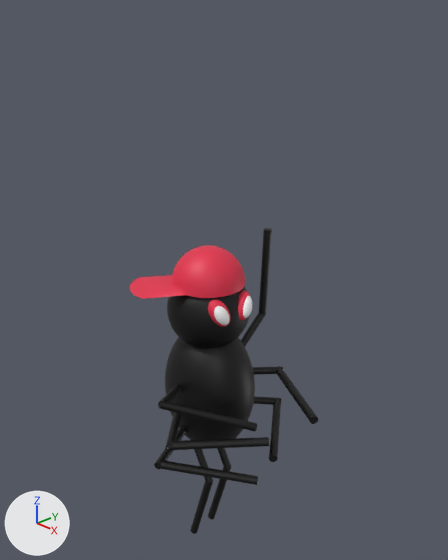
The Blender file MilesWithHat.blend as it was, and as the next commit left it.
One viewpoint serves both versions: a 50 mm lens placed at (3.41, -3.07, 3.02), pointed at (0.05, 0.13, 1.02). Arrows for +X, +Y and +Z are at lower left; the lights stay in place.

Names of what the first picture shows: 'Body', 'Hat', 'Head', 'L1-Inner', 'L1-Outer', 'L2-Inner', 'L2-Outer', 'L3-Inner', 'L3-Outer', 'L4-Inner', 'L4-Outer', 'LeftInnerEye', 'LeftOuterEye', 'R1-Inner', 'R1-Outer', 'R2-Inner', 'R2-Outer', 'R3-Inner', 'R3-Outer', 'R4-Inner', 'R4-Outer', 'RightInnerEye', 'RightOuterEye'.
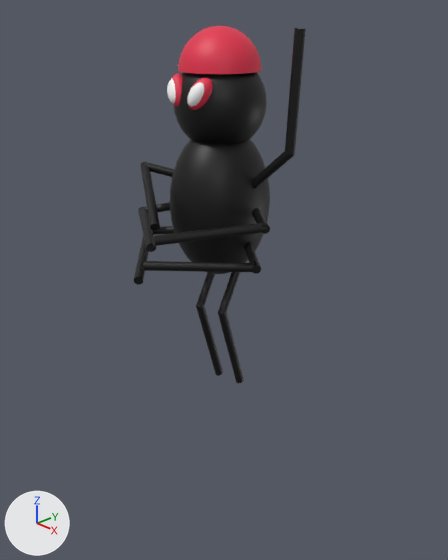
Boxes (x1, y1, x2, y2) around the edits, measured in the pictures (448 x 560 px):
'Head', reshaped, moved, turned
    before: (167, 286, 250, 349)
    after: (134, 26, 306, 383)
'Body', deleted (black)
    before: (165, 337, 255, 440)
'Hat', deleted (red)
    before: (130, 245, 246, 299)
'R2-Outer', deleted (black)
    before: (168, 437, 269, 450)
'R1-Outer', deleted (black)
    before: (159, 400, 257, 432)
'R3-Outer', deleted (black)
    before: (158, 461, 258, 485)
'L1-Outer', deleted (black)
    before: (259, 228, 272, 315)
'L2-Outer', deleted (black)
    before: (276, 366, 318, 424)
'L3-Outer', deleted (black)
    before: (269, 399, 281, 462)
'R4-Outer', deleted
    before: (190, 481, 213, 534)
'L4-Outer', deleted
    before: (208, 467, 231, 519)
'L1-Inner', deleted
    before: (241, 313, 266, 347)
'R2-Inner', deleted
    before: (166, 412, 182, 451)
'R3-Inner', deleted
    before: (154, 427, 186, 469)
'LeftOuterEye', deleted
    before: (208, 299, 230, 327)
'LeftInnerEye', deleted
    before: (214, 306, 230, 325)
'R1-Inner', deleted
    before: (158, 384, 182, 406)
'R4-Inner', deleted
    before: (194, 449, 213, 484)
'RightOuterEye', deleted
    before: (238, 290, 250, 320)
'L2-Inner', deleted
    before: (252, 366, 283, 375)
'L3-Inner', deleted
    before: (254, 396, 281, 405)
'L4-Inner', deleted
    before: (217, 448, 231, 470)
'RightInnerEye', deleted
    before: (243, 296, 252, 318)
part 1 of me_sphere_001, added (black)
    after: (170, 139, 270, 274)
part 2 of me_sphere_001, added
    after: (187, 82, 204, 107)
part 3 of me_sphere_001, added
    after: (187, 78, 213, 110)
part 4 of me_sphere_001, added
    after: (167, 79, 176, 104)
part 5 of me_sphere_001, added
    after: (171, 73, 183, 107)
part 6 of me_sphere_001, added
    after: (134, 26, 306, 383)

The change, as a diff of the scene's bpy script:
```diff
--- a/MilesWithHat.blend.py
+++ b/MilesWithHat.blend.py
@@ me_sphere_001 @@
 # used by ob_head; location = (0.0, 0.0, 0.796); scale = (0.342, 0.342, 0.342)
-me_sphere_001.from_pydata(...)  # 482 vertices, 512 faces; spans x -1.0..1.0, y -1.0..1.0, z -1.0..1.0
+me_sphere_001.from_pydata(...)  # 11894 vertices, 12072 faces; spans x -1.37..2.78, y -2.14..2.12, z -7.05..1.53
+# me_sphere_001 part 1: a new loose piece, a UV sphere (32 segments, 16 rings, poles along z) spanning x -1.21..1.21, y -1.08..1.08, z -3.92..-0.46, in mat_material_005 (black #000000)
+# me_sphere_001 part 2: the loose piece of 482 vertices spanning x -1.0..1.0, y -1.0..1.0, z -1.0..1.0 is copied, and the copy is multiplied about its middle by the matrix ((0.082, 0.135, -0.02), (-0.127, 0.037, 0.136), (-0.224, 0.028, -0.084)), then moved by (0.97, 0.28, 0.28), in mat_material_001 (white #ffffff); it spans x 0.81..1.13, y 0.09..0.47, z 0.04..0.52
+# me_sphere_001 part 3: the loose piece of 482 vertices spanning x -1.0..1.0, y -1.0..1.0, z -1.0..1.0 is copied, and the copy is multiplied about its middle by the matrix ((0.107, 0.174, -0.027), (-0.166, 0.048, 0.184), (-0.293, 0.037, -0.114)), then moved by (0.88, 0.27, 0.28), in mat_material_002 (red #e72f4c); it spans x 0.67..1.09, y 0.02..0.52, z -0.04..0.59
+# me_sphere_001 part 4: the loose piece of 482 vertices spanning x -1.0..1.0, y -1.0..1.0, z -1.0..1.0 is copied, and the copy is multiplied about its middle by the matrix ((0.089, 0.131, 0.036), (0.099, -0.049, 0.139), (-0.235, 0.029, 0.072)), then moved by (0.91, -0.45, 0.28), in mat_material_004 (white #ffffff); it spans x 0.75..1.07, y -0.63..-0.27, z 0.04..0.53
+# me_sphere_001 part 5: the loose piece of 482 vertices spanning x -1.0..1.0, y -1.0..1.0, z -1.0..1.0 is copied, and the copy is multiplied about its middle by the matrix ((0.116, 0.169, 0.049), (0.129, -0.064, 0.189), (-0.308, 0.037, 0.098)), then moved by (0.82, -0.42, 0.29), in mat_material_003 (red #e72f4c); it spans x 0.61..1.03, y -0.66..-0.19, z -0.03..0.61
+# me_sphere_001 part 6: 1290 vertices added at x -1.37..2.78, y -2.14..2.12, z -7.05..1.53
+# me_sphere_001 part 7: the surface is now shaded flat
 me_sphere_001.materials.append(mat_material_005)
+me_sphere_001.materials.append(mat_material_001)  # white #ffffff
+me_sphere_001.materials.append(mat_material_002)  # red #e72f4c
+me_sphere_001.materials.append(mat_material_004)  # white #ffffff
+me_sphere_001.materials.append(mat_material_003)  # red #e72f4c
+me_sphere_001.materials.append(mat_material_006)  # black #000000
+me_sphere_001.materials.append(mat_material_007)  # black #000000
+me_sphere_001.materials.append(mat_material_008)  # black #000000
+me_sphere_001.materials.append(mat_material_009)  # black #000000
+me_sphere_001.materials.append(mat_material_010)  # black #000000
+me_sphere_001.materials.append(mat_material_011)  # black #000000
+me_sphere_001.materials.append(mat_material_012)  # black #000000
@@ ob_body @@
-ob_body = bpy.data.objects.new('Body', me_sphere)
@@ ob_head @@
 ob_head = bpy.data.objects.new('Head', me_sphere_001)
-ob_head.location = (0.0, 0.0, 0.796)
+ob_head.location = (-0.007, 0.139, 2.41)
+ob_head.rotation_euler = (0.0, 0.0, -1.5)  # degrees (0, 0, -86)
 ob_head.scale = (0.342, 0.342, 0.342)
@@ ob_rightinnereye @@
-ob_rightinnereye = bpy.data.objects.new('RightInnerEye', me_sphere_003)
@@ ob_rightoutereye @@
-ob_rightoutereye = bpy.data.objects.new('RightOuterEye', me_sphere_004)
@@ ob_leftinnereye @@
-ob_leftinnereye = bpy.data.objects.new('LeftInnerEye', me_sphere_006)
@@ ob_leftoutereye @@
-ob_leftoutereye = bpy.data.objects.new('LeftOuterEye', me_sphere_005)
@@ ob_l1_inner @@
-ob_l1_inner = bpy.data.objects.new('L1-Inner', me_cylinder_002)
@@ ob_l1_outer @@
-ob_l1_outer = bpy.data.objects.new('L1-Outer', me_cylinder_004)
@@ ob_l2_inner @@
-ob_l2_inner = bpy.data.objects.new('L2-Inner', me_cylinder_006)
@@ ob_l2_outer @@
-ob_l2_outer = bpy.data.objects.new('L2-Outer', me_cylinder_005)
@@ ob_l3_inner @@
-ob_l3_inner = bpy.data.objects.new('L3-Inner', me_cylinder_008)
@@ ob_l3_outer @@
-ob_l3_outer = bpy.data.objects.new('L3-Outer', me_cylinder_007)
@@ ob_r2_outer @@
-ob_r2_outer = bpy.data.objects.new('R2-Outer', me_cylinder_001)
@@ ob_r2_inner @@
-ob_r2_inner = bpy.data.objects.new('R2-Inner', me_cylinder_000)
@@ ob_r1_inner @@
-ob_r1_inner = bpy.data.objects.new('R1-Inner', me_cylinder_009)
@@ ob_r1_outer @@
-ob_r1_outer = bpy.data.objects.new('R1-Outer', me_cylinder_003)
@@ ob_r3_outer @@
-ob_r3_outer = bpy.data.objects.new('R3-Outer', me_cylinder_011)
@@ ob_r3_inner @@
-ob_r3_inner = bpy.data.objects.new('R3-Inner', me_cylinder_010)
@@ ob_l4_inner @@
-ob_l4_inner = bpy.data.objects.new('L4-Inner', me_cylinder_013)
@@ ob_l4_outer @@
-ob_l4_outer = bpy.data.objects.new('L4-Outer', me_cylinder_012)
@@ ob_r4_outer @@
-ob_r4_outer = bpy.data.objects.new('R4-Outer', me_cylinder_015)
@@ ob_r4_inner @@
-ob_r4_inner = bpy.data.objects.new('R4-Inner', me_cylinder_014)
@@ ob_hat @@
-ob_hat = bpy.data.objects.new('Hat', me_sphere_022)
```
